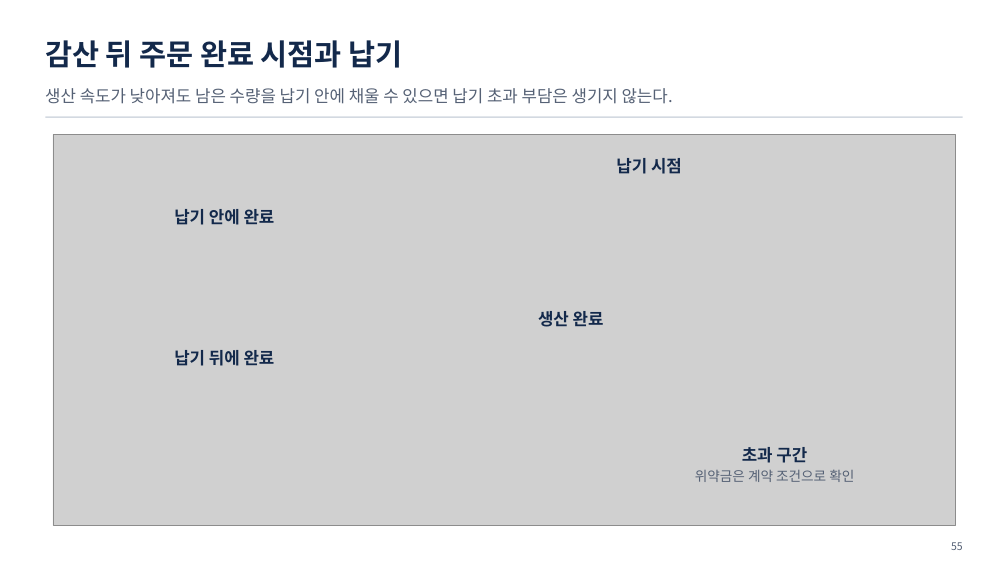
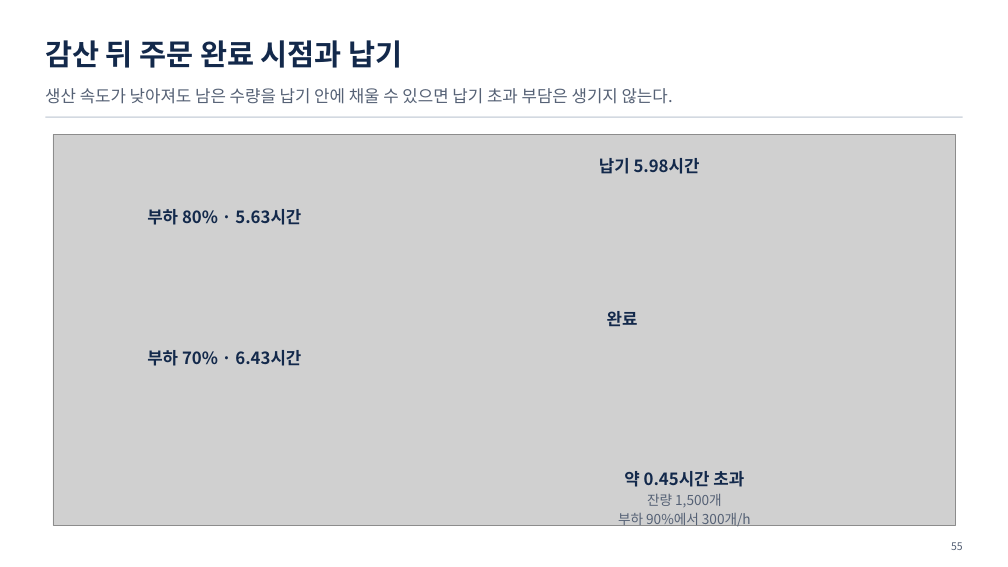
Before and after one commit to uengine-oss/hyd-iot-edu, a slide deck: slide 55 of workspace/강의제작/산출물/통합반/이론/03회차/통합반_03일차.pptx. Drawn at 1008x567 pixels with LibreOffice and Linux fonts; fonts in the diff are those of the drawing; grey boxes stand for pictures. Boxes give left, top, right and bottom in pixels: in the first picture for what was removed or moved away, otherwise in the second. Text is boxed around its words. In the diff, an @@ line names an element or a change of style, - is before the commit and + after.

```diff
--- a/workspace/강의제작/산출물/통합반/이론/03회차/통합반_03일차.pptx
+++ b/workspace/강의제작/산출물/통합반/이론/03회차/통합반_03일차.pptx
@@ text at <box>599,158,700,174</box>: text changed @@
-납기 시점
+납기 5.98시간
@@ text at <box>147,209,301,225</box>: text changed @@
-납기 안에 완료
+부하 80% · 5.63시간
@@ text at <box>607,311,638,326</box>: text changed @@
-생산 완료
+완료
@@ text at <box>147,350,301,366</box>: text changed @@
-납기 뒤에 완료
+부하 70% · 6.43시간
@@ text at <box>618,471,751,528</box>: text changed @@
-초과 구간
-위약금은 계약 조건으로 확인
+약 0.45시간 초과
+잔량 1,500개
+부하 90%에서 300개/h
```
Also in this commit, not shown: 12 other slides changed, 35 other files.
